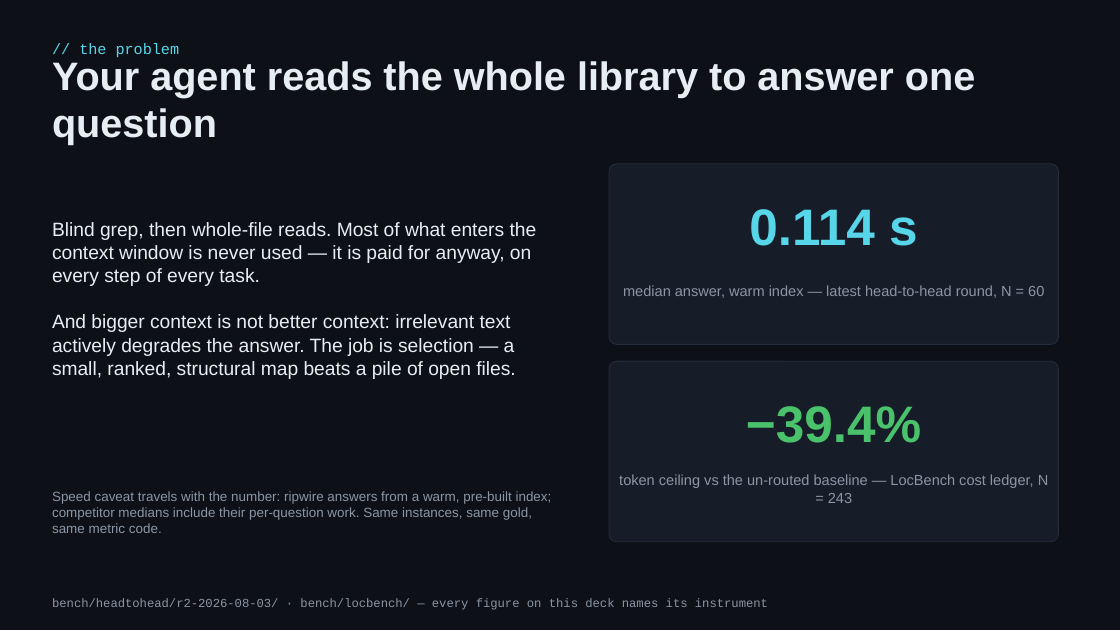
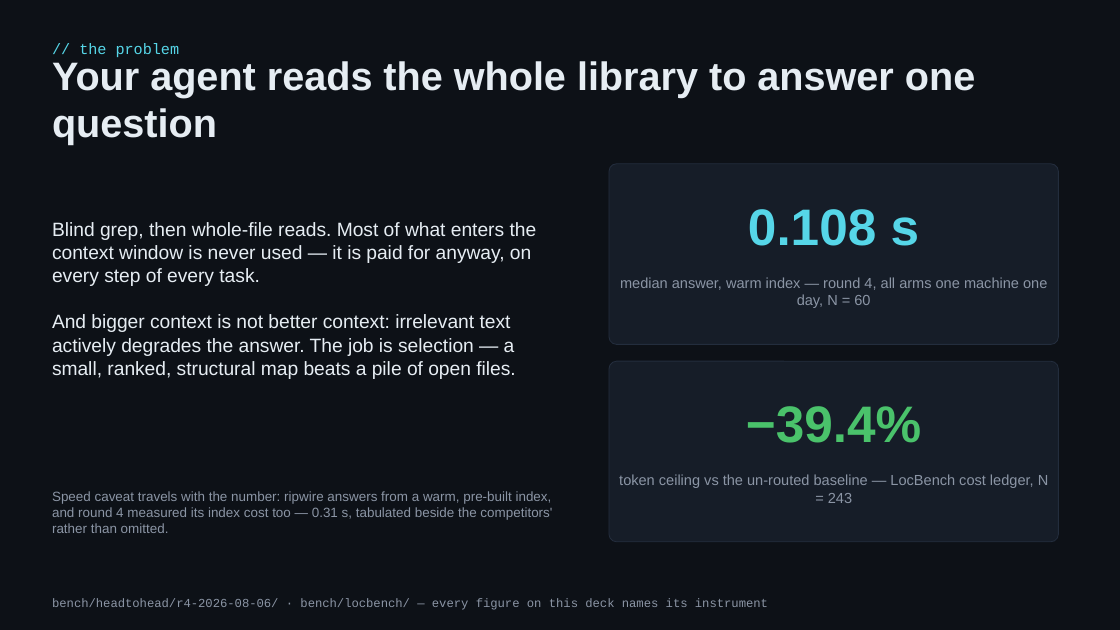
Before and after one commit to redhat-et/ripwire, a slide deck: slide 2 of present/ripwire-showcase.pptx. Drawn at 1120x630 pixels with LibreOffice and Linux fonts; fonts in the diff are those of the drawing. Boxes give left, top, right and bottom in pixels: in the first picture for what was removed or moved away, otherwise in the second. Text is boxed around its words. In the diff, an @@ line names an element or a change of style, - is before the commit and + after.

```diff
--- a/present/ripwire-showcase.pptx
+++ b/present/ripwire-showcase.pptx
@@ text at (x1=748, y1=209, x2=920, y2=246): text changed @@
-0.114 s
+0.108 s
@@ text at (x1=620, y1=277, x2=1047, y2=308): text changed @@
-median answer, warm index — latest head-to-head round, N = 60
+median answer, warm index — round 4, all arms one machine one day, N = 60
@@ text at (x1=52, y1=491, x2=552, y2=533): text changed @@
-Speed caveat travels with the number: ripwire answers from a warm, pre-built index; competitor medians include their per-question work. Same instances, same gold, same metric code.
+Speed caveat travels with the number: ripwire answers from a warm, pre-built index, and round 4 measured its index cost too — 0.31 s, tabulated beside the competitors' rather than omitted.
@@ text at (x1=52, y1=598, x2=768, y2=610): text changed @@
-bench/headtohead/r2-2026-08-03/ · bench/locbench/ — every figure on this deck names its instrument
+bench/headtohead/r4-2026-08-06/ · bench/locbench/ — every figure on this deck names its instrument
```
Also in this commit, not shown: 15 other slides changed, 7 slides added, 2 slides removed, 1 other file.
